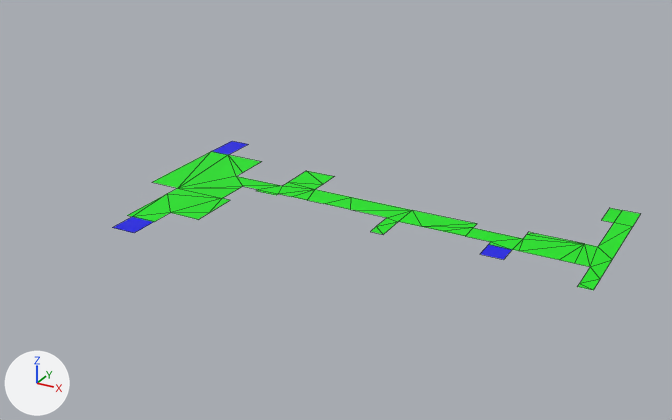
An edit to the Blender file Blender_stuff/Centriankartta.blend, drawn before and after from the same camera.
Both versions are drawn from a 50 mm camera at (34.8, -53.9, 26.2) aimed at (5.4, -0.5, -0.5). The lights are fixed; the arrows at lower left show +X, +Y and +Z. Mesh edges are drawn as thin lines.

Objects in the first picture: 'Floor1_Walkway'.
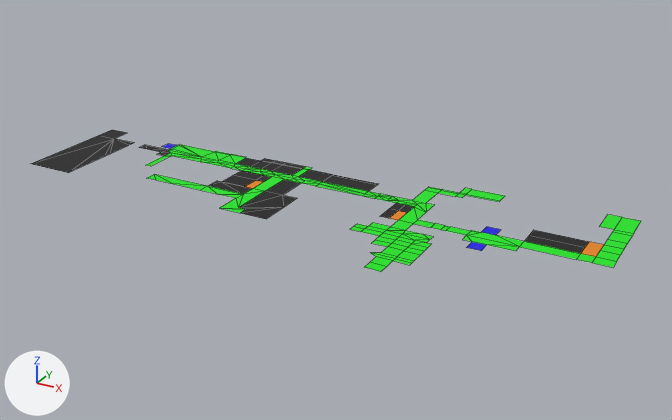
Changed parts and their boxes [x1, y1, x2, y2] in the pictures (672 x 420 px):
```json
{"object": "Floor1_Walkway", "change": "reshaped", "before": [112, 141, 640, 290], "after": [146, 144, 641, 272], "on screen": "6% narrower, 14% shorter"}
{"object": "Floor_0_Seinat", "change": "added", "after": [32, 130, 589, 253], "on screen": "black"}
{"object": "Floor0_Walkway.002", "change": "added", "after": [245, 180, 604, 257]}
```

The change, as JSON lines over the scene's bpy script:
```json
{"op": "add", "block": "me_plane_006", "code": ["me_plane_006 = me_plane_006.copy(); me_plane_006.name = 'Plane.006'"]}
{"op": "set", "path": "ob_floor1_walkway", "old": "bpy.data.objects.new('Floor1_Walkway', me_plane_003)", "new": "bpy.data.objects.new('Floor1_Walkway', me_plane_006)"}
{"op": "add", "block": "ob_floor0_walkway_002", "code": ["ob_floor0_walkway_002 = bpy.data.objects.new('Floor0_Walkway.002', me_plane_136.copy())  # the mesh of ob_floor0_walkway_002", "ob_floor0_walkway_002.location = (0.0, 0.0, 0.0)"]}
{"op": "add", "block": "ob_floor_0_seinat", "code": ["ob_floor_0_seinat = bpy.data.objects.new('Floor_0_Seinat', me_plane_131.copy())  # the mesh of ob_floor_0_seinat", "ob_floor_0_seinat.location = (0.0, 0.0, 0.0)"]}
```
